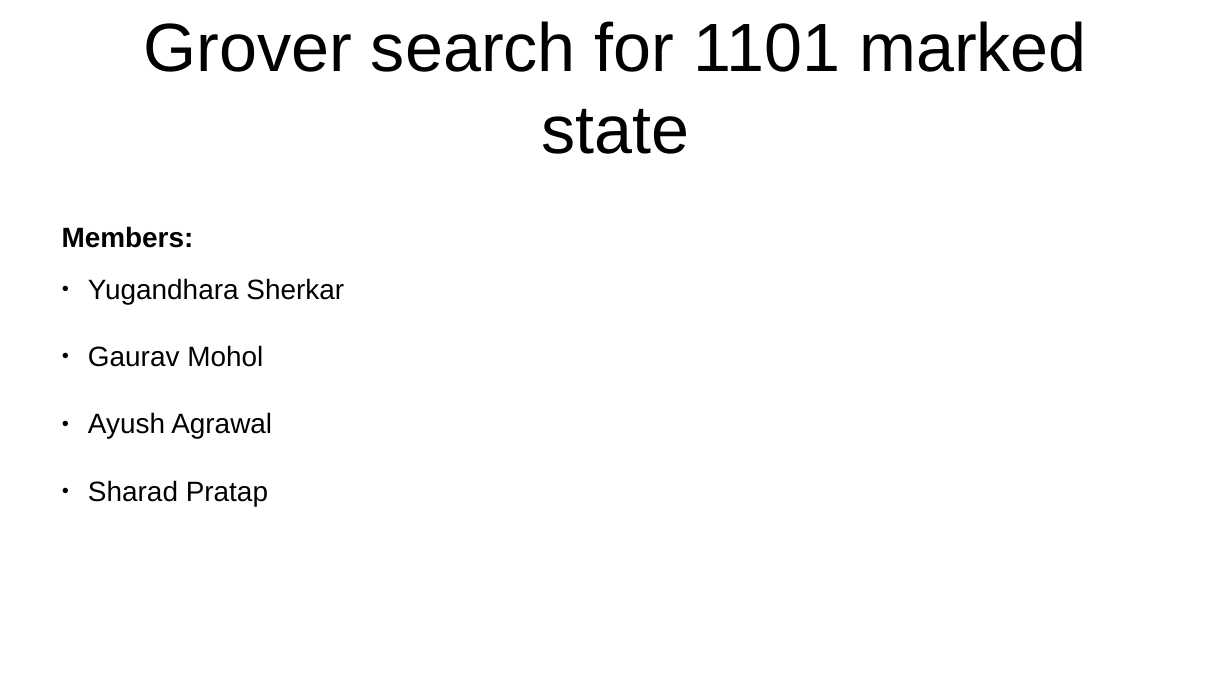
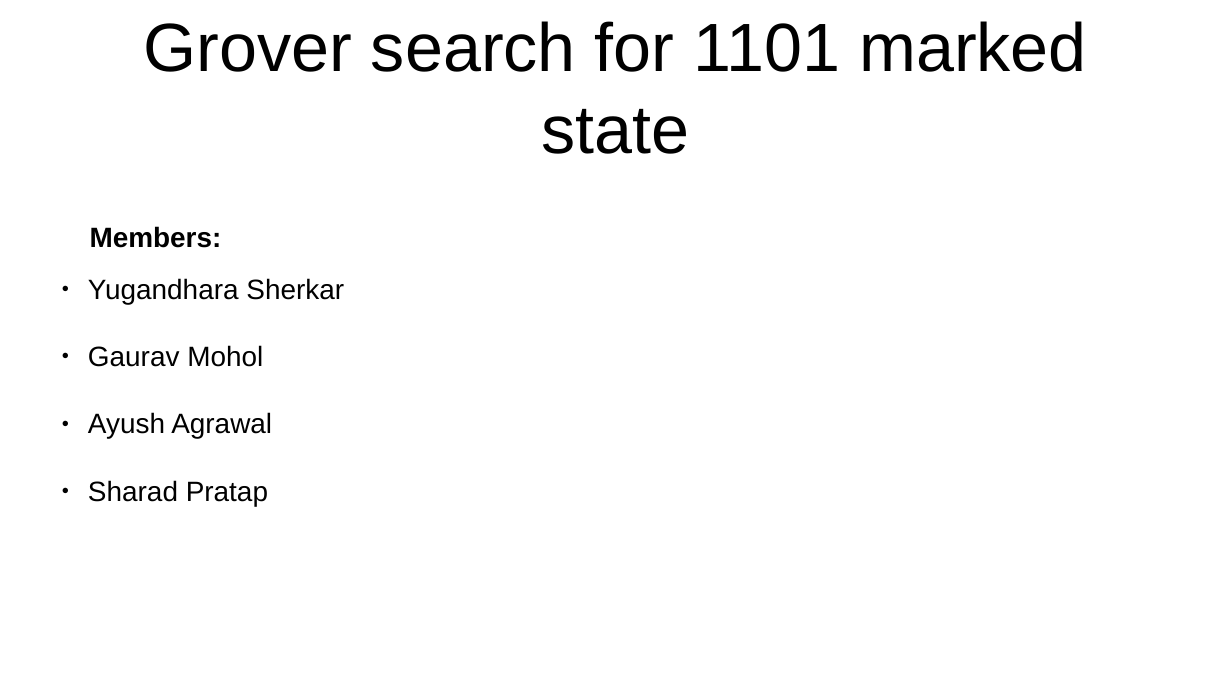
Before and after one commit to LaplaceDaemon101/grover-search, a slide deck: slide 1 of Group_No_6A.pptx. Drawn at 1232x693 pixels with LibreOffice and Linux fonts; fonts in the diff are those of the drawing. Boxes give left, top, right and bottom in pixels: in the first picture for what was removed or moved away, otherwise in the second. Text is boxed around its words. In the diff, an @@ line names an element or a change of style, - is before the commit and + after.

```diff
--- a/Group_No_6A.pptx
+++ b/Group_No_6A.pptx
@@ subtitle at (90, 226, 222, 248): indent changed; more space between paragraphs @@
```
Also in this commit, not shown: 9 other slides changed.
